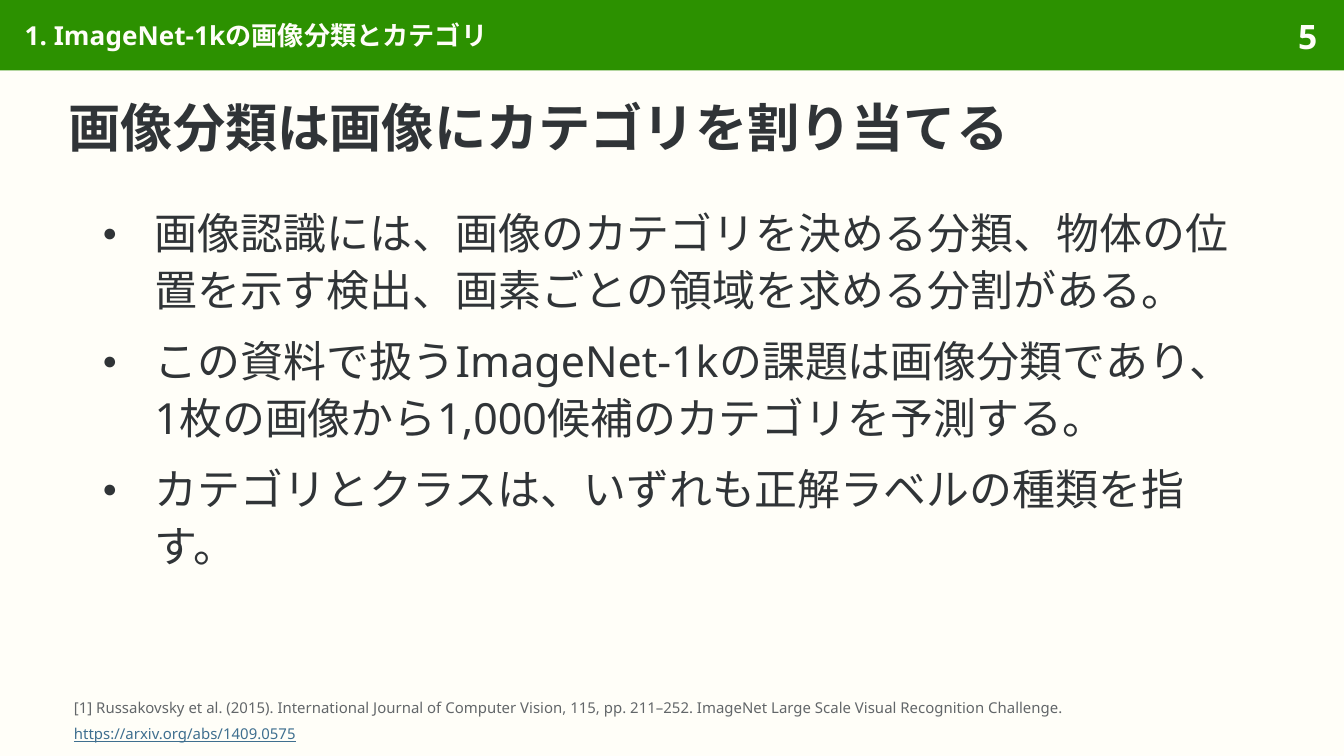
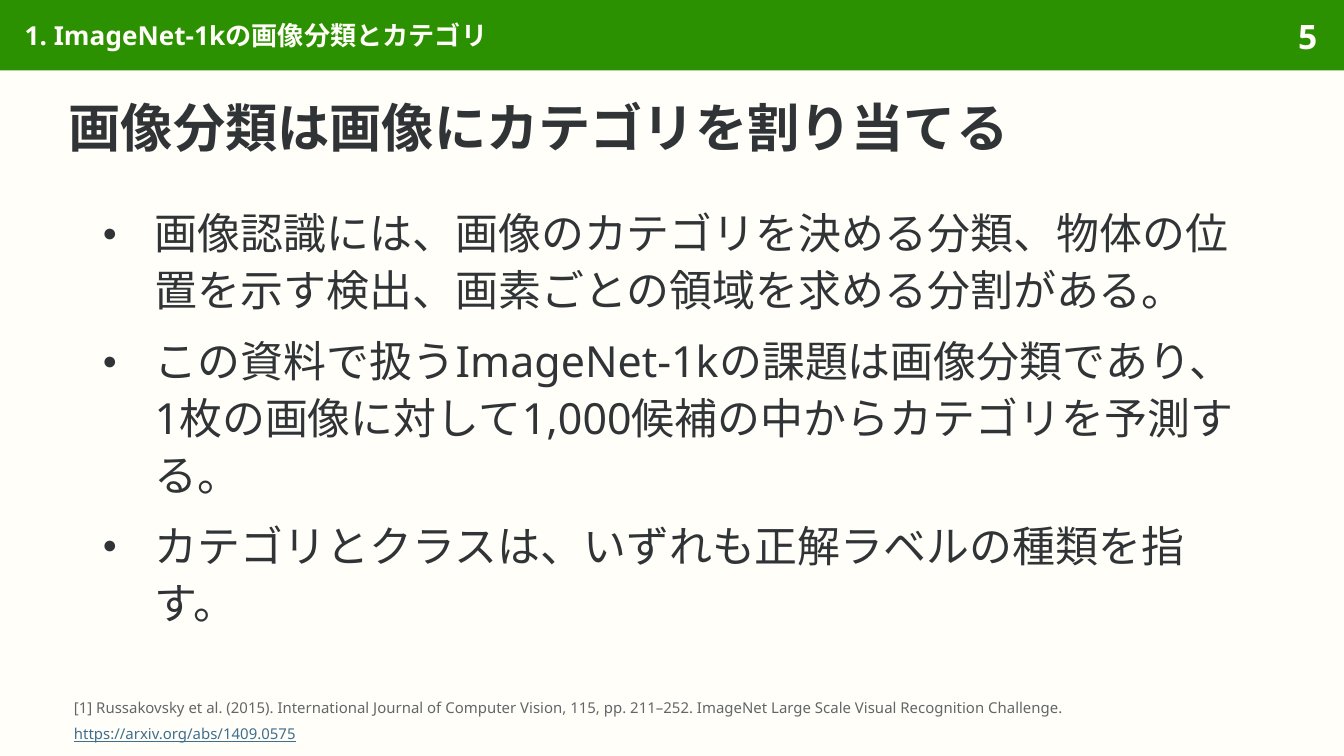
Before and after one commit to sasakiy84/datasets-in-10-minutes, a slide deck: slide 5 of slides/datasets-in-10-minutes-imagenet.pptx. Drawn at 1344x756 pixels with LibreOffice and Linux fonts; fonts in the diff are those of the drawing. Boxes give left, top, right and bottom in pixels: in the first picture for what was removed or moved away, otherwise in the second. Text is boxed around its words. In the diff, an @@ line names an element or a change of style, - is before the commit and + after.

Commit message:
Proofread imagenet with Japanese proofreading skill

```diff
--- a/slides/datasets-in-10-minutes-imagenet.pptx
+++ b/slides/datasets-in-10-minutes-imagenet.pptx
@@ text at (155,341,1234,494): text changed @@
-● この資料で扱うImageNet-1kの課題は画像分類であり、1枚の画像から1,000候補のカテゴリを予測する。
+● この資料で扱うImageNet-1kの課題は画像分類であり、1枚の画像に対して1,000候補の中からカテゴリを予測する。
```
Also in this commit, not shown: 17 other slides changed, 7 other files.
